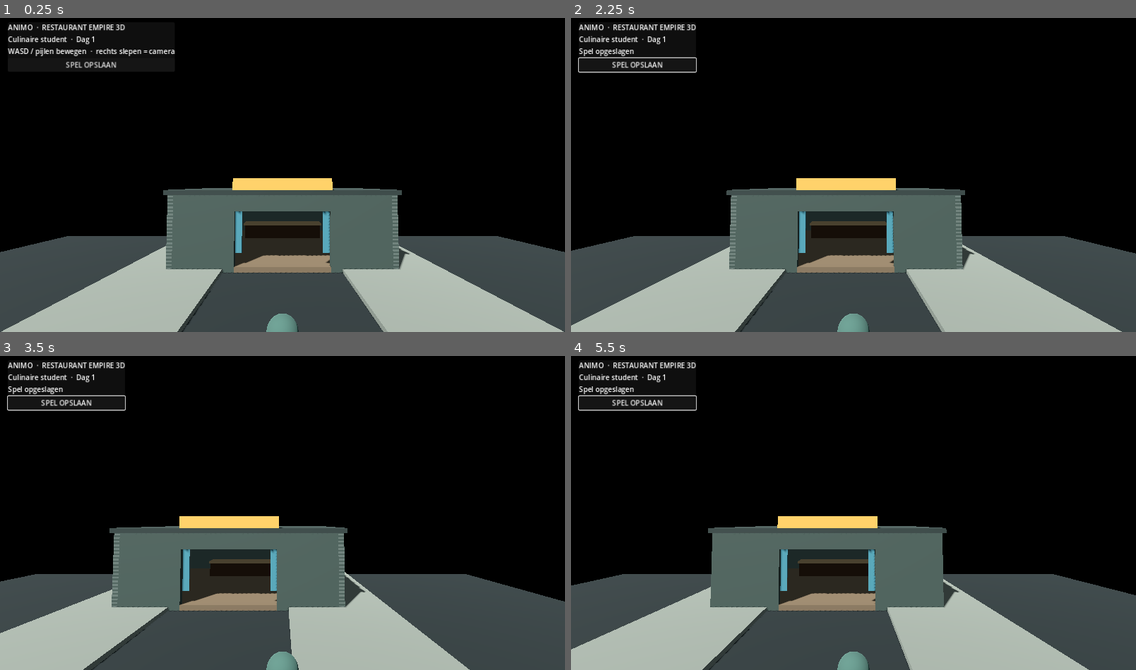
Above: before the commit, frames 1-4 (two rows, left to right).
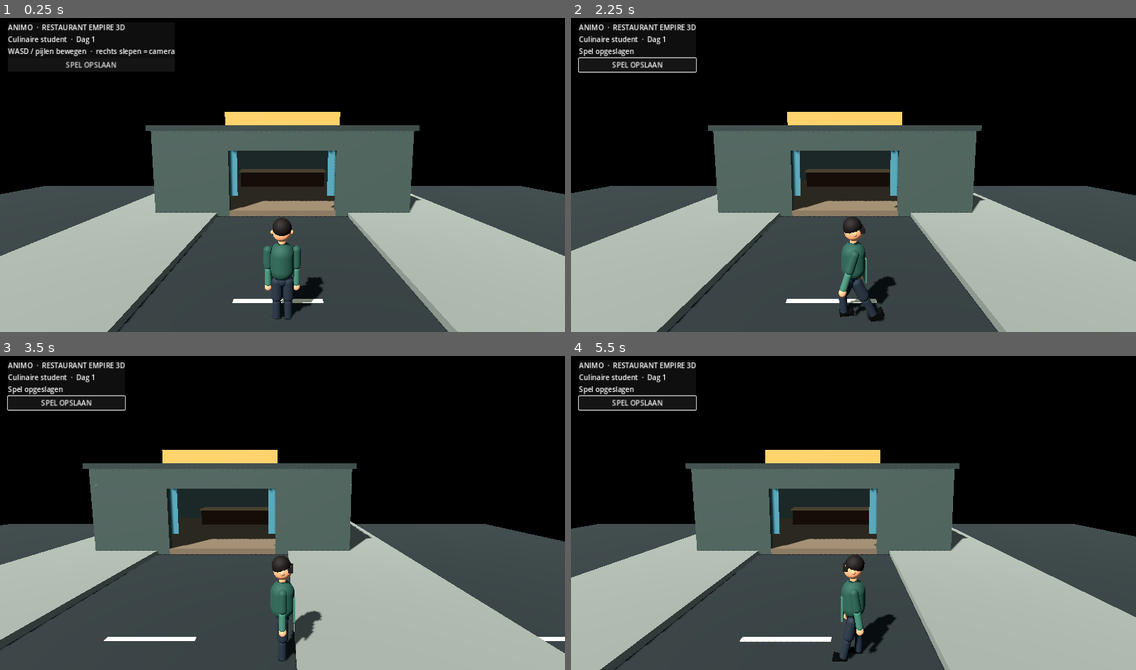
Above: after the commit, the same moments.

Repository: jeroen-hash/restaurant-empire-3d
Game: Godot game, scene res://scenes/main.tscn
Two runs of this game, one before a commit and one after it. Both use one fixed random seed, a clock stepped at 60 frames per second and the inputs below.
Inputs (mouse positions are in pixels of both pictures, inside the frame that each line leads up to):
- Up to frame 1 (0.25 s): no input
- Up to frame 2 (2.25 s): click "SPEL OPSLAAN" at 0.5 s; click "SPEL OPSLAAN" at 1.25 s; tap Enter at 2 s; move the mouse to (977, 156) at 2.02 s; hold D (move_right) from 2.03 s (still down); click (977, 156) at 2.17 s
- Up to frame 3 (3.5 s): release D (move_right) at 2.75 s; drag from (169, 525) to (254, 575) at 2.77 s
- Up to frame 4 (5.5 s): move the mouse to (910, 440) at 3.52 s; hold D (move_right) 3.53-4.25 s; click (910, 440) at 3.67 s; tap Space at 4.25 s; drag from (825, 575) to (684, 462) at 4.27 s; tap Enter at 5 s; move the mouse to (1023, 560) at 5.02 s; hold A (move_left) from 5.03 s (still down); click (1023, 560) at 5.17 s

The runs differ from the first frame. In frame 1, 44% of the frame differs, in the area x 0-100%, y 29-100%; in frame 2, 44%; in frame 3, 42%; in frame 4, 44%.

Commit message:
Replace capsule with articulated animated player character

Diff:
--- a/godot/scripts/player_controller.gd
+++ b/godot/scripts/player_controller.gd
@@ -1,56 +1,175 @@
 extends CharacterBody3D
 class_name PlayerController
-## Derde-persoonsbesturing. Links slepen = bewegen, rechts slepen = camera draaien.
+## Third-person controller with a visible articulated humanoid and animated feet.
 
 @export var move_speed := 4.2
 @export var acceleration := 18.0
 @export var gravity := 18.0
 @export var mouse_sensitivity := 0.003
 @export var touch_sensitivity := 0.006
+@export var camera_distance := 5.2
 
 var camera_yaw := 0.0
-var camera_pitch := -0.18
+var camera_pitch := -0.12
 var touch_move := Vector2.ZERO
 var active_move_touch := -1
 var active_look_touch := -1
-var last_touch_position := Vector2.ZERO
 
 var camera_pivot: Node3D
 var camera: Camera3D
+var character: Node3D
+var left_arm: Node3D
+var right_arm: Node3D
+var left_leg: Node3D
+var right_leg: Node3D
+var left_knee: Node3D
+var right_knee: Node3D
+var walk_clock := 0.0
 
 func _ready() -> void:
 	name = "Player"
-	var capsule := CapsuleShape3D.new()
-	capsule.radius = 0.34
-	capsule.height = 1.75
+	var collision_shape := CapsuleShape3D.new()
+	collision_shape.radius = 0.29
+	collision_shape.height = 1.82
 	var collision := CollisionShape3D.new()
-	collision.shape = capsule
-	collision.position.y = 0.88
+	collision.shape = collision_shape
+	collision.position.y = 0.91
 	add_child(collision)
 
-	var body_mesh := MeshInstance3D.new()
-	var body := CapsuleMesh.new()
-	body.radius = 0.34
-	body.height = 1.75
-	body_mesh.mesh = body
-	body_mesh.position.y = 0.88
-	var skin := StandardMaterial3D.new()
-	skin.albedo_color = Color(0.23, 0.32, 0.29)
-	body_mesh.material_override = skin
-	add_child(body_mesh)
+	_build_humanoid()
 
 	camera_pivot = Node3D.new()
 	camera_pivot.name = "CameraPivot"
-	camera_pivot.position = Vector3(0, 1.45, 0)
+	camera_pivot.position = Vector3(0, 1.48, 0)
 	add_child(camera_pivot)
 
 	camera = Camera3D.new()
 	camera.name = "ThirdPersonCamera"
-	camera.position = Vector3(0, 2.1, 5.6)
-	camera.rotation.x = 0.23
-	camera.fov = 68.0
+	camera.position = Vector3(0, 1.45, camera_distance)
+	camera.fov = 62.0
 	camera_pivot.add_child(camera)
 	camera.current = true
+
+func _mat(color: Color, roughness := 0.78) -> StandardMaterial3D:
+	var material := StandardMaterial3D.new()
+	material.albedo_color = color
+	material.roughness = roughness
+	return material
+
+func _capsule(parent: Node3D, label: String, radius: float, height: float, material: Material, pos: Vector3) -> MeshInstance3D:
+	var mesh_node := MeshInstance3D.new()
+	mesh_node.name = label
+	var mesh := CapsuleMesh.new()
+	mesh.radius = radius
+	mesh.height = height
+	mesh.radial_segments = 16
+	mesh.rings = 6
+	mesh_node.mesh = mesh
+	mesh_node.material_override = material
+	mesh_node.position = pos
+	parent.add_child(mesh_node)
+	return mesh_node
+
+func _sphere(parent: Node3D, label: String, radius: float, material: Material, pos: Vector3) -> MeshInstance3D:
+	var node := MeshInstance3D.new()
+	node.name = label
+	var mesh := SphereMesh.new()
+	mesh.radius = radius
+	mesh.height = radius * 2.0
+	mesh.radial_segments = 16
+	mesh.rings = 10
+	node.mesh = mesh
+	node.material_override = material
+	node.position = pos
+	parent.add_child(node)
+	return node
+
+func _box(parent: Node3D, label: String, size: Vector3, material: Material, pos: Vector3) -> MeshInstance3D:
+	var node := MeshInstance3D.new()
+	node.name = label
+	var mesh := BoxMesh.new()
+	mesh.size = size
+	node.mesh = mesh
+	node.material_override = material
+	node.position = pos
+	parent.add_child(node)
+	return node
+
+func _build_humanoid() -> void:
+	character = Node3D.new()
+	character.name = "ANIMO_Humanoid"
+	add_child(character)
+
+	var skin := _mat(Color(0.69, 0.46, 0.33))
+	var shirt := _mat(Color(0.12, 0.24, 0.20))
+	var shirt_light := _mat(Color(0.19, 0.34, 0.28))
+	var trousers := _mat(Color(0.105, 0.13, 0.16))
+	var shoe := _mat(Color(0.045, 0.052, 0.05), 0.48)
+	var hair := _mat(Color(0.075, 0.055, 0.043))
+	var eye := _mat(Color(0.025, 0.022, 0.02), 0.35)
+
+	# Torso, neck and head: deliberately separate meshes so the silhouette reads as a person.
+	_capsule(character, "Torso", 0.235, 0.76, shirt, Vector3(0, 1.19, 0))
+	_capsule(character, "Waist", 0.205, 0.25, trousers, Vector3(0, 0.79, 0))
+	_capsule(character, "Neck", 0.075, 0.18, skin, Vector3(0, 1.60, 0))
+	_sphere(character, "Head", 0.185, skin, Vector3(0, 1.78, -0.005))
+	_sphere(character, "Hair", 0.19, hair, Vector3(0, 1.88, 0.025))
+	_box(character, "Hairline", Vector3(0.29, 0.09, 0.20), hair, Vector3(0, 1.82, -0.105))
+	_sphere(character, "Ear_L", 0.045, skin, Vector3(-0.18, 1.78, 0))
+	_sphere(character, "Ear_R", 0.045, skin, Vector3(0.18, 1.78, 0))
+	_sphere(character, "Eye_L", 0.018, eye, Vector3(-0.065, 1.80, -0.166))
+	_sphere(character, "Eye_R", 0.018, eye, Vector3(0.065, 1.80, -0.166))
+	_sphere(character, "Nose", 0.027, skin, Vector3(0, 1.755, -0.18))
+	_box(character, "ApronFront", Vector3(0.34, 0.47, 0.035), shirt_light, Vector3(0, 1.02, -0.224))
+	_box(character, "ApronPocket", Vector3(0.12, 0.09, 0.012), trousers, Vector3(0, 1.12, -0.246))
+
+	# Articulated arms with elbows and hands.
+	left_arm = Node3D.new()
+	left_arm.name = "LeftArmPivot"
+	left_arm.position = Vector3(-0.28, 1.48, 0)
+	character.add_child(left_arm)
+	_capsule(left_arm, "UpperArm_L", 0.085, 0.48, shirt, Vector3(0, -0.22, 0))
+	var left_elbow := Node3D.new()
+	left_elbow.position = Vector3(0, -0.43, 0)
+	left_arm.add_child(left_elbow)
+	_capsule(left_elbow, "Forearm_L", 0.067, 0.40, shirt_light, Vector3(0, -0.18, 0))
+	_sphere(left_elbow, "Hand_L", 0.075, skin, Vector3(0, -0.40, -0.005))
+
+	right_arm = Node3D.new()
+	right_arm.name = "RightArmPivot"
+	right_arm.position = Vector3(0.28, 1.48, 0)
+	character.add_child(right_arm)
+	_capsule(right_arm, "UpperArm_R", 0.085, 0.48, shirt, Vector3(0, -0.22, 0))
+	var right_elbow := Node3D.new()
+	right_elbow.position = Vector3(0, -0.43, 0)
+	right_arm.add_child(right_elbow)
+	_capsule(right_elbow, "Forearm_R", 0.067, 0.40, shirt_light, Vector3(0, -0.18, 0))
+	_sphere(right_elbow, "Hand_R", 0.075, skin, Vector3(0, -0.40, -0.005))
+
+	# Separate thigh, shin and shoe pieces prevent the feet disappearing while walking.
+	left_leg = Node3D.new()
+	left_leg.name = "LeftLegPivot"
+	left_leg.position = Vector3(-0.115, 0.86, 0)
+	character.add_child(left_leg)
+	_capsule(left_leg, "Thigh_L", 0.115, 0.54, trousers, Vector3(0, -0.25, 0))
+	left_knee = Node3D.new()
+	left_knee.name = "LeftKnee"
+	left_knee.position = Vector3(0, -0.48, 0)
+	left_leg.add_child(left_knee)
+	_capsule(left_knee, "Shin_L", 0.082, 0.48, trousers, Vector3(0, -0.21, 0))
+	_box(left_knee, "Shoe_L", Vector3(0.17, 0.105, 0.29), shoe, Vector3(0, -0.435, -0.055))
+
+	right_leg = Node3D.new()
+	right_leg.name = "RightLegPivot"
+	right_leg.position = Vector3(0.115, 0.86, 0)
+	character.add_child(right_leg)
+	_capsule(right_leg, "Thigh_R", 0.115, 0.54, trousers, Vector3(0, -0.25, 0))
+	right_knee = Node3D.new()
+	right_knee.name = "RightKnee"
+	right_knee.position = Vector3(0, -0.48, 0)
+	right_leg.add_child(right_knee)
+	_capsule(right_knee, "Shin_R", 0.082, 0.48, trousers, Vector3(0, -0.21, 0))
+	_box(right_knee, "Shoe_R", Vector3(0.17, 0.105, 0.29), shoe, Vector3(0, -0.435, -0.055))
 
 func _physics_process(delta: float) -> void:
 	var input_vector := Vector2.ZERO
@@ -62,7 +181,7 @@
 
 	var forward := -camera_pivot.global_basis.z
 	var right := camera_pivot.global_basis.x
-	var direction := (right * input_vector.x + forward * -input_vector.y)
+	var direction := right * input_vector.x + forward * -input_vector.y
 	direction.y = 0.0
 	direction = direction.normalized()
 
@@ -75,13 +194,38 @@
 		velocity.y = 0.0
 	move_and_slide()
 
+	if direction.length() > 0.08:
+		var target_yaw := atan2(-direction.x, -direction.z)
+		character.rotation.y = lerp_angle(character.rotation.y, target_yaw, minf(delta * 11.0, 1.0))
+	_animate_character(delta, Vector2(velocity.x, velocity.z).length())
+
 	camera_pivot.rotation.y = camera_yaw
 	camera_pivot.rotation.x = camera_pitch
+
+func _animate_character(delta: float, speed: float) -> void:
+	var moving := speed > 0.18
+	if moving:
+		walk_clock += delta * (7.4 if speed < 3.0 else 10.0)
+	else:
+		walk_clock += delta * 1.8
+	var stride := sin(walk_clock)
+	var blend := clampf(speed / move_speed, 0.0, 1.0)
+	left_leg.rotation.x = stride * 0.62 * blend
+	right_leg.rotation.x = -stride * 0.62 * blend
+	left_knee.rotation.x = maxf(0.0, -stride) * 0.72 * blend
+	right_knee.rotation.x = maxf(0.0, stride) * 0.72 * blend
+	left_arm.rotation.x = -stride * 0.42 * blend
+	right_arm.rotation.x = stride * 0.42 * blend
+	character.position.y = absf(sin(walk_clock * 2.0)) * 0.025 * blend
+	if not moving:
+		character.rotation.z = sin(walk_clock) * 0.012
+	else:
+		character.rotation.z = 0.0
 
 func _unhandled_input(event: InputEvent) -> void:
 	if event is InputEventMouseMotion and Input.mouse_mode == Input.MOUSE_MODE_CAPTURED:
 		camera_yaw -= event.relative.x * mouse_sensitivity
-		camera_pitch = clampf(camera_pitch - event.relative.y * mouse_sensitivity, -0.75, 0.25)
+		camera_pitch = clampf(camera_pitch - event.relative.y * mouse_sensitivity, -0.72, 0.18)
 	elif event is InputEventMouseButton and event.button_index == MOUSE_BUTTON_RIGHT:
 		Input.mouse_mode = Input.MOUSE_MODE_CAPTURED if event.pressed else Input.MOUSE_MODE_VISIBLE
 	elif event is InputEventKey and event.pressed and event.keycode == KEY_ESCAPE:
@@ -90,10 +234,8 @@
 		if event.pressed:
 			if event.position.x < get_viewport().get_visible_rect().size.x * 0.48 and active_move_touch == -1:
 				active_move_touch = event.index
-				last_touch_position = event.position
 			elif active_look_touch == -1:
 				active_look_touch = event.index
-				last_touch_position = event.position
 		else:
 			if event.index == active_move_touch:
 				active_move_touch = -1
@@ -107,7 +249,7 @@
 			touch_move = ((event.position - center) / Vector2(100.0, 100.0)).limit_length(1.0)
 		elif event.index == active_look_touch:
 			camera_yaw -= event.relative.x * touch_sensitivity
-			camera_pitch = clampf(camera_pitch - event.relative.y * touch_sensitivity, -0.75, 0.25)
+			camera_pitch = clampf(camera_pitch - event.relative.y * touch_sensitivity, -0.72, 0.18)
 
 func set_spawn_position(pos: Vector3) -> void:
 	global_position = pos
